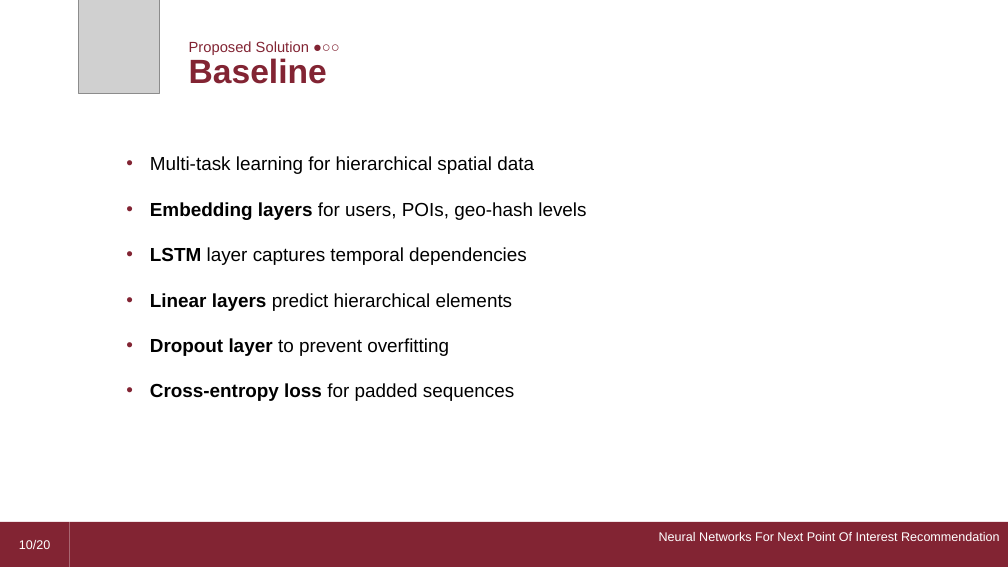
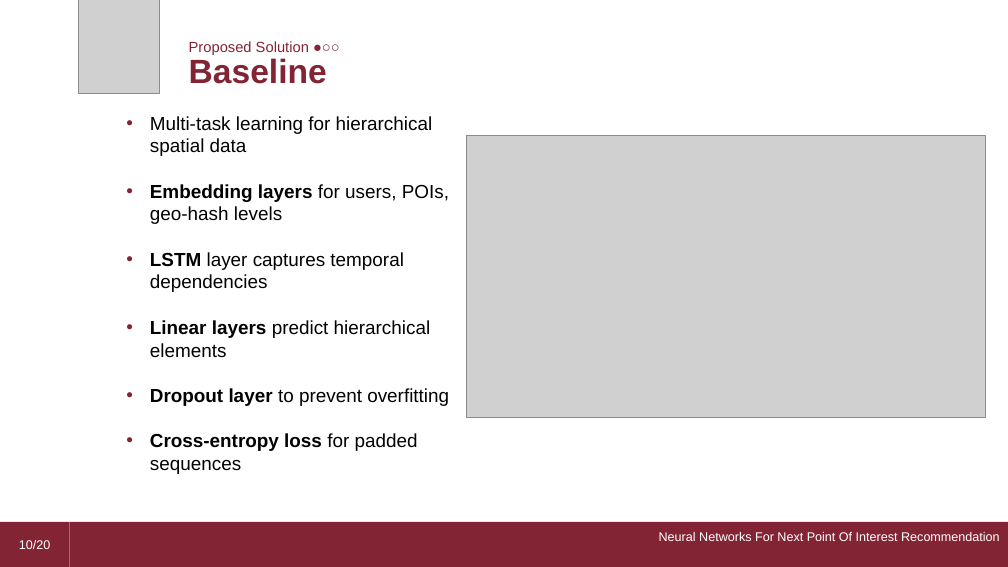
Before and after one commit to dario-loi/foursquare, a slide deck: slide 10 of presentation.pptm. Drawn at 1008x567 pixels with LibreOffice and Linux fonts; fonts in the diff are those of the drawing; grey boxes stand for pictures. Boxes give left, top, right and bottom in pixels: in the first picture for what was removed or moved away, otherwise in the second. Text is boxed around its words. In the diff, an @@ line names an element or a change of style, - is before the commit and + after.

```diff
--- a/presentation.pptm
+++ b/presentation.pptm
@@ text "Multi-task learning for hierarchical spatial ..." moved from (x1=150, y1=156, x2=586, y2=401) to (x1=150, y1=116, x2=449, y2=474) @@
@@ text "Multi-task learning for hierarchical spatial ..." at (x1=150, y1=116, x2=449, y2=474): line spacing 2 to 1 @@
@@ picture added at (x1=467, y1=135, x2=985, y2=418) @@
```
Also in this commit, not shown: 2 other slides changed, 3 other files.
